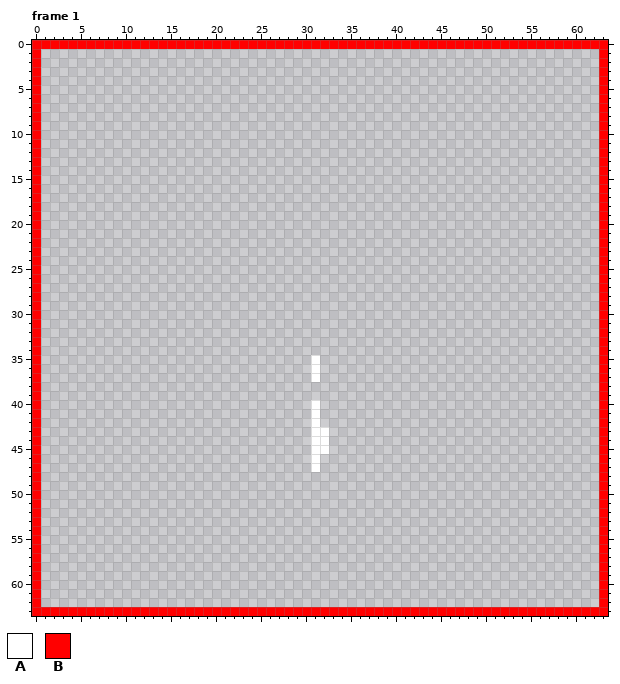
Pixel-art file: graphics_work_files/general/projectile_impact2.aseprite. Above, as it was before the edit.
64x64 pixels, 8 frames. Shown: frame 1. The commit also changed other frames, which this record leaves out.
Visible layers, top first: "Layer 2", "Layer 1".
Palette (. is transparent): A #ffffff  B #ff0000
Pixels before, frame 1 (only the part around the change), first column x 0:
 0 BBBBBBBBBBBBBBBBBBBBBBBBBBBBBBB
 1 B..............................
 2 B..............................
 3 B..............................
 4 B..............................
 5 B..............................
 6 B..............................
 7 B..............................
 8 B..............................
 9 B..............................
10 B..............................
11 B..............................
12 B..............................
13 B..............................
14 B..............................
15 B..............................
16 B..............................
17 B..............................
18 B..............................
19 B..............................
20 B..............................
21 B..............................
22 B..............................
23 B..............................
24 B..............................
25 B..............................
26 B..............................
27 B..............................
28 B..............................
29 B..............................
30 B..............................
31 B..............................
32 B..............................
33 B..............................
New version:
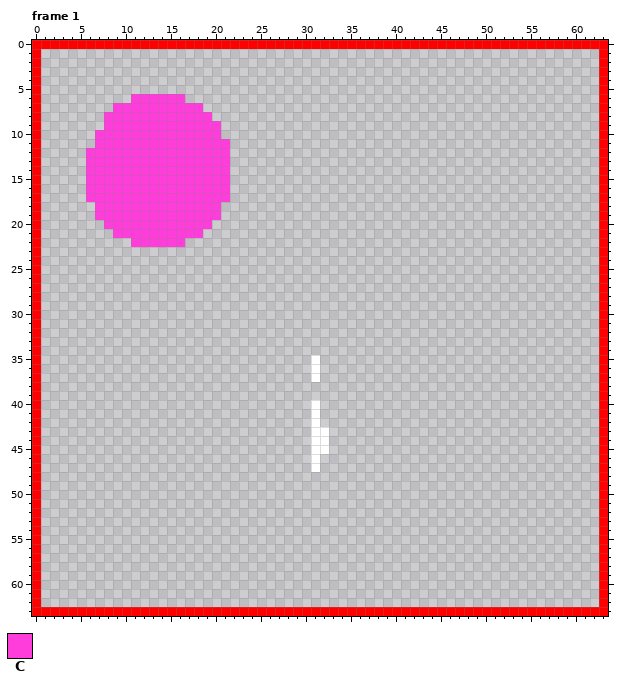
Colours new in this view: C #ff3ddb
What changed:
Frame 1, layer "Layer 2":
Colour C is added in row 6 at x 11 to 16; in row 7 at x 9 to 18; in row 8 at x 8 to 19; in row 9 at x 8 to 20; in row 10 at x 7 to 20; in row 11 at x 7 to 21.
Colour C is added in rows 12 to 17 at x 6 to 21; in rows 18 to 19 at x 7 to 20; in row 20 at x 8 to 19; in row 21 at x 9 to 18; in row 22 at x 11 to 16.
Changed places in both pictures, as pixel boxes (x1, y1, x2, y2):
added: (86, 94, 230, 247)
